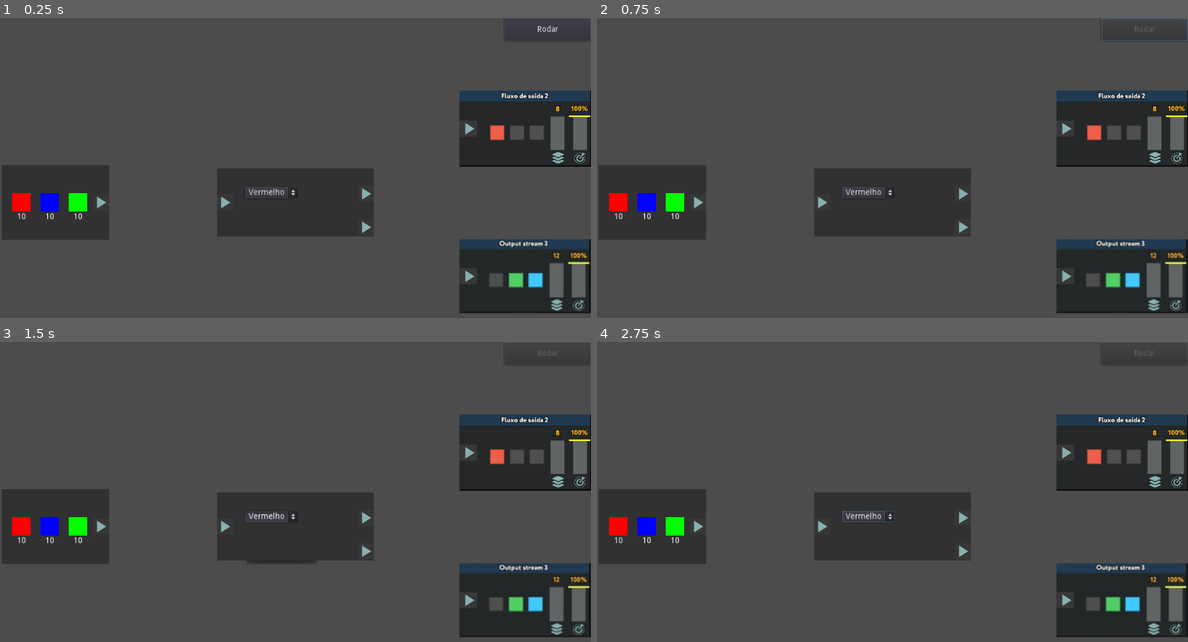
Above: before the commit, frames 1-4 (two rows, left to right).
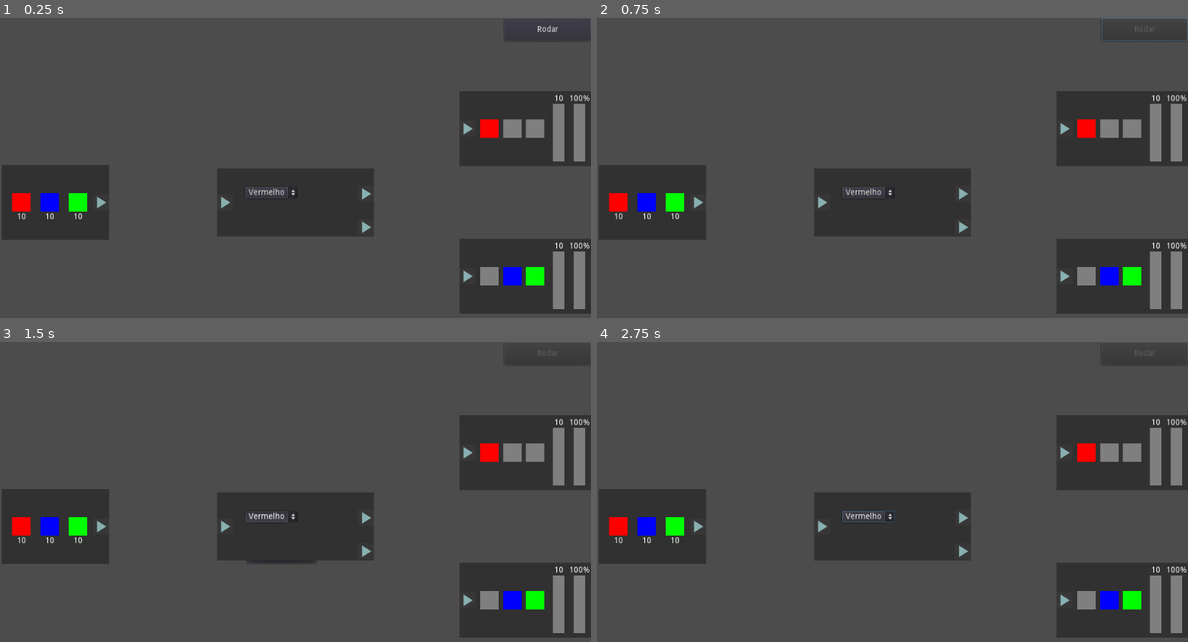
Above: after the commit, the same moments.

Repository: susankizawa/pi-jogos-logicos
Game: Godot game, scene res://Main.tscn
Two runs of this game, one before a commit and one after it. Both use one fixed random seed, a clock stepped at 60 frames per second and the inputs below.
Inputs:
- Up to frame 1 (0.25 s): no input
- Up to frame 2 (0.75 s): click "Rodar" at 0.5 s
- Up to frame 3 (1.5 s): click "Vermelho" at 1.25 s
- Up to frame 4 (2.75 s): click "Vermelho" at 2 s

The runs differ from the first frame. In frame 1, 4.7% of the frame differs, in the area x 77-100%, y 24-99%; in frame 2, 4.7%; in frame 3, 4.7%; in frame 4, 4.7%.

Commit message:
Coisas visuais
Barras adicionadas na saída + as propriedades não exigidas ficam cinzas

Diff:
--- a/Cenas/Saida.tscn
+++ b/Cenas/Saida.tscn
@@ -1,24 +1,100 @@
-[gd_scene load_steps=5 format=2]
+[gd_scene load_steps=8 format=2]
 
 [ext_resource path="res://Cenas/Scripts/Saida.gd" type="Script" id=1]
 [ext_resource path="res://Texturas/Saida.png" type="Texture" id=2]
 [ext_resource path="res://Cenas/EntradaNoh.tscn" type="PackedScene" id=3]
+[ext_resource path="res://Texturas/Dado.png" type="Texture" id=4]
+[ext_resource path="res://Texturas/ProgressBarBG.png" type="Texture" id=5]
+[ext_resource path="res://Texturas/ProgressBarFill.png" type="Texture" id=6]
 
 [sub_resource type="RectangleShape2D" id=1]
-extents = Vector2( 114, 65.5 )
+extents = Vector2( 114, 65 )
 
 [node name="Saida" type="Area2D" groups=["saida"]]
 z_index = 1
 script = ExtResource( 1 )
 
+[node name="ColorRect" type="ColorRect" parent="."]
+margin_left = -114.0
+margin_top = -65.0
+margin_right = 114.0
+margin_bottom = 65.0
+mouse_filter = 2
+color = Color( 0.196078, 0.196078, 0.196078, 1 )
+__meta__ = {
+"_edit_use_anchors_": false
+}
+
+[node name="Propriedade1" type="Sprite" parent="."]
+modulate = Color( 1, 0, 0, 1 )
+position = Vector2( -62, 0 )
+texture = ExtResource( 4 )
+
+[node name="Propriedade2" type="Sprite" parent="."]
+modulate = Color( 0, 0, 1, 1 )
+position = Vector2( -22, 0 )
+texture = ExtResource( 4 )
+
+[node name="Propriedade3" type="Sprite" parent="."]
+modulate = Color( 0, 1, 0, 1 )
+position = Vector2( 17, 0 )
+texture = ExtResource( 4 )
+
 [node name="Sprite" type="Sprite" parent="."]
+visible = false
 texture = ExtResource( 2 )
 
 [node name="CollisionShape2D" type="CollisionShape2D" parent="."]
-position = Vector2( 0, -0.5 )
 shape = SubResource( 1 )
 
 [node name="Entrada" parent="." instance=ExtResource( 3 )]
-position = Vector2( -97, 0 )
+position = Vector2( -100, 0 )
+
+[node name="QuantidadeMinNum" type="Label" parent="."]
+margin_left = 48.0
+margin_top = -59.0
+margin_right = 68.0
+margin_bottom = -45.0
+text = "0"
+align = 1
+__meta__ = {
+"_edit_use_anchors_": false
+}
+
+[node name="QuantidadeMin" type="TextureProgress" parent="."]
+margin_left = 48.0
+margin_top = -43.0
+margin_right = 68.0
+margin_bottom = 57.0
+mouse_filter = 2
+texture_under = ExtResource( 5 )
+texture_progress = ExtResource( 6 )
+fill_mode = 3
+nine_patch_stretch = true
+
+[node name="PrecisaoNum" type="Label" parent="."]
+margin_left = 76.0
+margin_top = -59.0
+margin_right = 112.0
+margin_bottom = -45.0
+text = "100%"
+align = 1
+__meta__ = {
+"_edit_use_anchors_": false
+}
+
+[node name="Precisao" type="TextureProgress" parent="."]
+margin_left = 84.0
+margin_top = -43.0
+margin_right = 104.0
+margin_bottom = 57.0
+mouse_filter = 2
+max_value = 1.0
+step = 0.01
+texture_under = ExtResource( 5 )
+texture_progress = ExtResource( 6 )
+__meta__ = {
+"_edit_use_anchors_": false
+}
 
 [connection signal="body_entered" from="Entrada" to="." method="_on_Entrada_body_entered"]
--- a/Cenas/Scripts/Saida.gd
+++ b/Cenas/Scripts/Saida.gd
@@ -22,10 +22,26 @@
 
 # Nós
 onready var game = get_tree().get_root().get_node("Main/Game")
+onready var propriedade1_img = get_node("Propriedade1")
+onready var propriedade2_img = get_node("Propriedade2")
+onready var propriedade3_img = get_node("Propriedade3")
+onready var quant_min_barra = get_node("QuantidadeMin")
+onready var quant_min_text = get_node("QuantidadeMinNum")
+onready var precisao_barra = get_node("Precisao")
+onready var precisao_text = get_node("PrecisaoNum")
 
 # Chamado quando o nó (godot) entra na árvore de cena pela primeira vez.
 func _ready():
-	pass
+	quant_min_text.set_text("%d" % num_min_dados)
+	quant_min_barra.max_value = num_min_dados
+
+	if !exige_vermelho:
+		propriedade1_img.modulate = Color(0.5,0.5,0.5)
+	if !exige_azul:
+		propriedade2_img.modulate = Color(0.5,0.5,0.5)
+	if !exige_verde:
+		propriedade3_img.modulate = Color(0.5,0.5,0.5)
+
 
 # Chamado a cada frame. 'delta' é o tempo que passou desde a última frame.
 func _process(delta):
@@ -33,6 +49,9 @@
 		if !passado:
 			game.saidas_passadas += 1
 			passado = true
+
+	quant_min_barra.value = dados.size()
+	precisao_barra.value = precisao
 
 func _on_Entrada_body_entered(body):
 	if body.is_in_group("dado"):
--- a/Levels/Tutorial.tscn
+++ b/Levels/Tutorial.tscn
@@ -34,7 +34,7 @@
 exige_verde = true
 exige_azul = true
 
-[node name="Sprite" parent="Saida2" index="0"]
+[node name="Sprite" parent="Saida2" index="4"]
 scale = Vector2( 1.3, 1.3 )
 texture = ExtResource( 2 )
 
Binary file added: Texturas/ProgressBarBG.png
Not shown, added: Texturas/ProgressBarBG.png.import
Binary file added: Texturas/ProgressBarFill.png
Not shown, added: Texturas/ProgressBarFill.png.import
